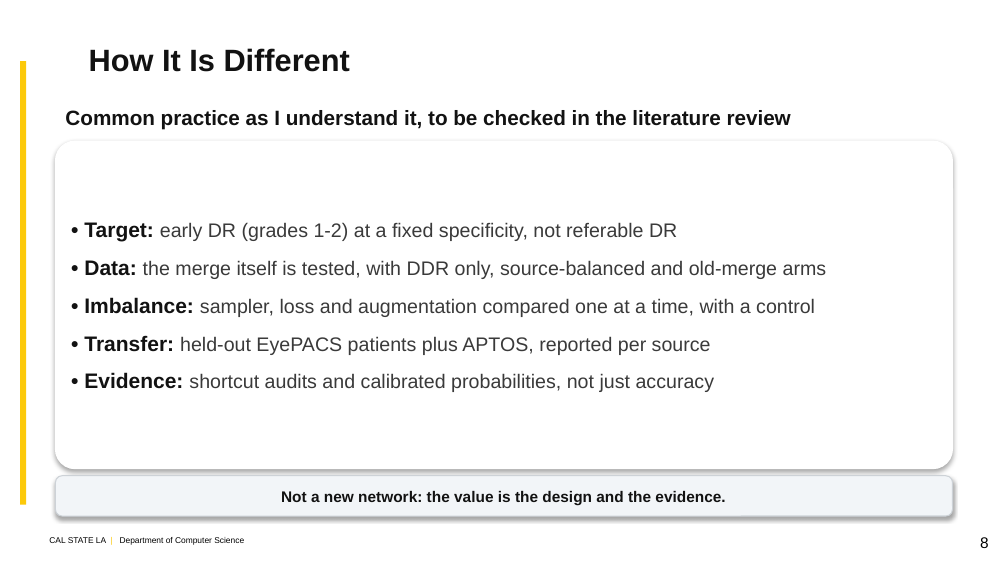
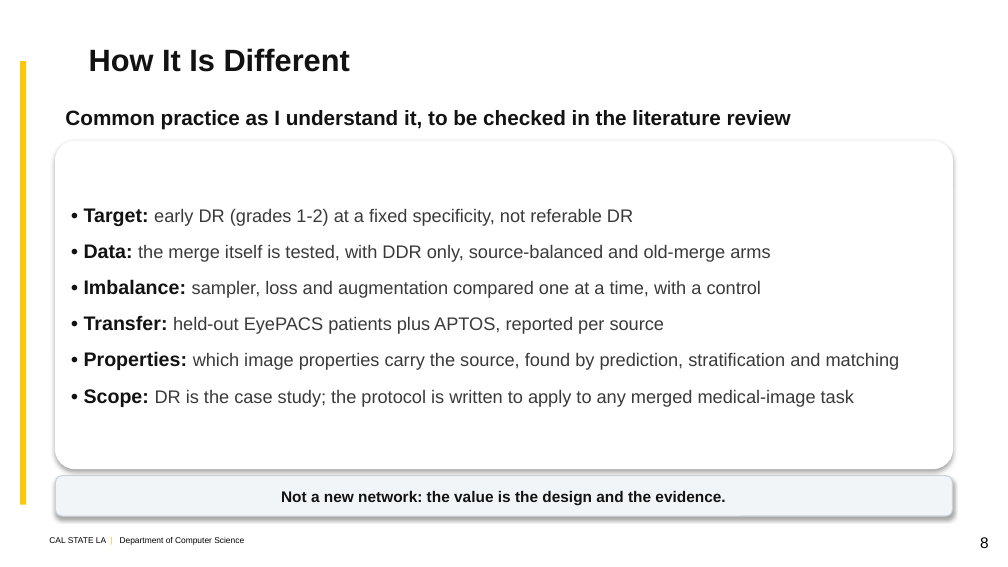
Before and after one commit to kazimab1/Early-DR, a slide deck: slide 8 of DR_Final_5min.pptx. Drawn at 1008x567 pixels with LibreOffice and Linux fonts; fonts in the diff are those of the drawing; background and template pictures are left out. Boxes give left, top, right and bottom in pixels: in the first picture for what was removed or moved away, otherwise in the second. Text is boxed around its words. In the diff, an @@ line names an element or a change of style, - is before the commit and + after.

```diff
--- a/DR_Final_5min.pptx
+++ b/DR_Final_5min.pptx
@@ text in rounded rectangle at box(84, 208, 770, 334): size 15 to 14 pt in "• Target:", "• Data:", "• Imbalance:", "• Transfer:"; size 14 to 13 pt in "early DR (grades 1-2) at a fixed ...", "the merge itself is tested, with DDR ...", "sampler, loss and augmentation compared one at ...", "held-out EyePACS patients plus APTOS, reported per ..." @@
@@ text in rounded rectangle at box(84, 351, 900, 407): text changed; size 14 to 13 pt @@
-• Evidence: shortcut audits and calibrated probabilities, not just accuracy
+• Properties: which image properties carry the source, found by prediction, stratification and matching
+• Scope: DR is the case study; the protocol is written to apply to any merged medical-image task
```
Also in this commit, not shown: 6 other slides changed, 3 other files.
